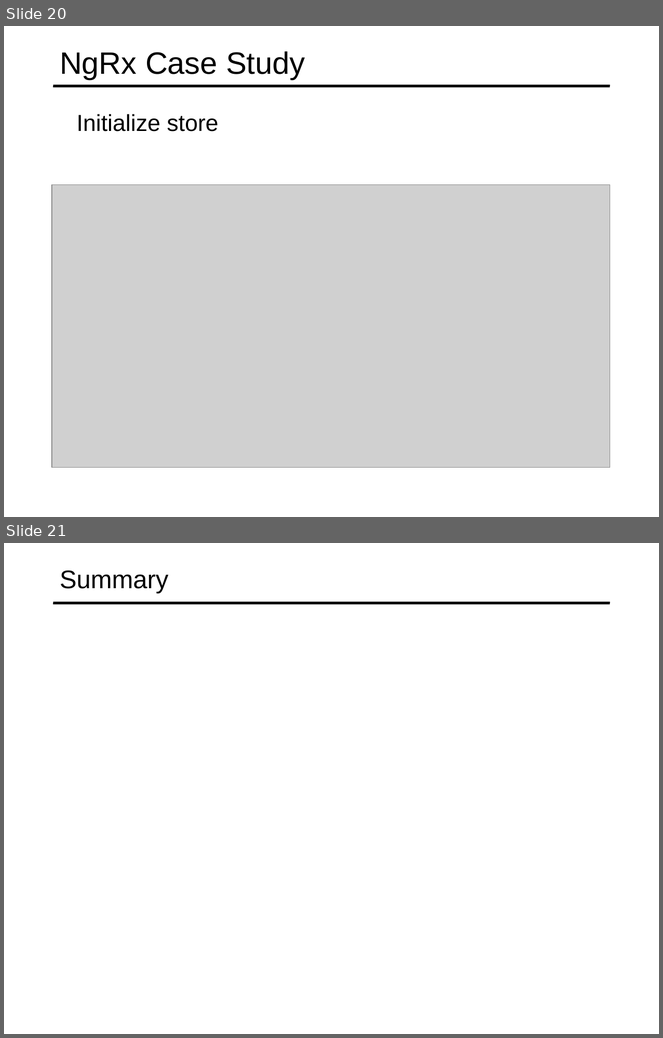
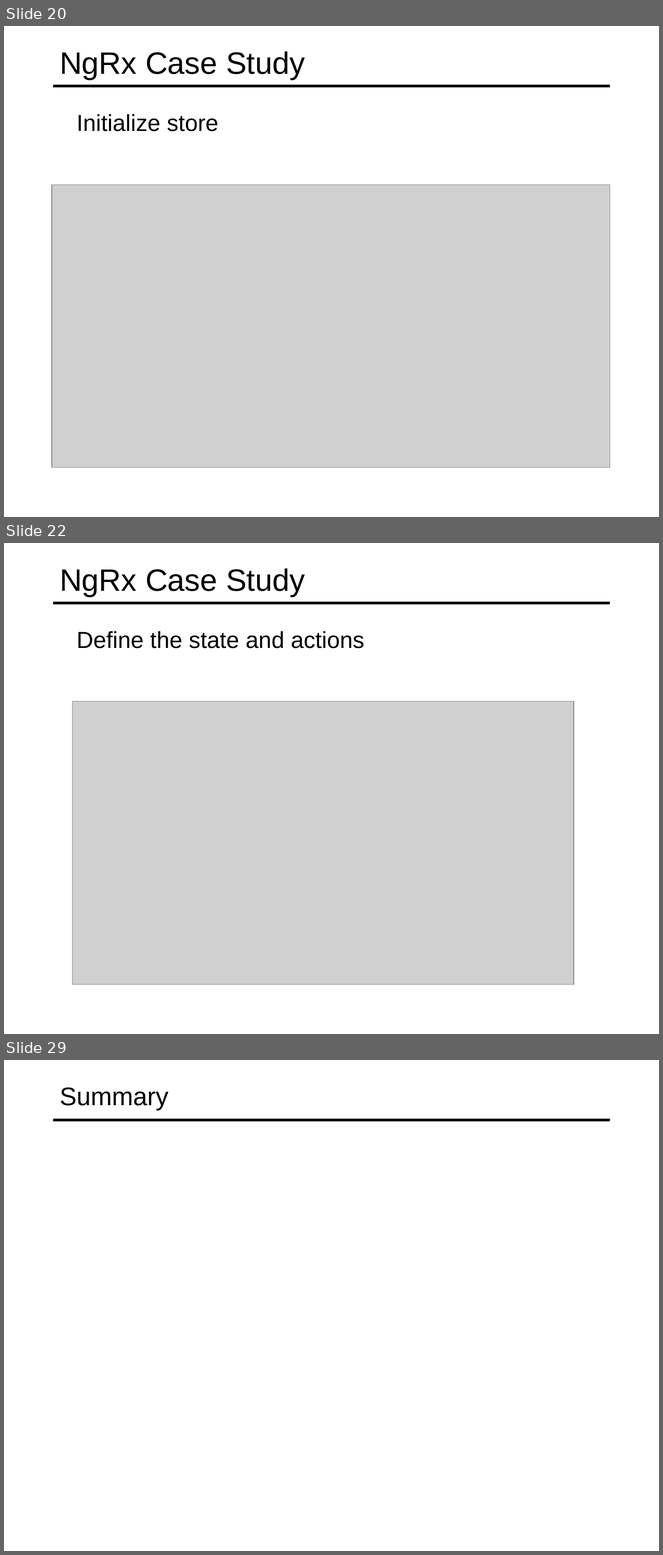
Before and after one commit to specter01wj/Jago_Link_Training, a slide deck: Angular/Interview Lectures/NGRX/Angular_NGRX.ppt. Shown one above the other, each under a label of ours: slides 20 and 21 before the commit, slides 20, 22 and 29 after it; the slides between them are not shown. The pictures are 663x1038 and 663x1555 pixels, drawn with LibreOffice and Linux fonts; fonts in the diff are those of the drawing; grey boxes stand for pictures. Boxes give left, top, right and bottom in pixels: in the first picture for what was removed or moved away, otherwise in the second. Text is boxed around its words. In the diff, an @@ line names an element or a change of style, - is before the commit and + after.

```diff
--- a/Angular/Interview Lectures/NGRX/Angular_NGRX.ppt
+++ b/Angular/Interview Lectures/NGRX/Angular_NGRX.ppt
@@ slide 22 added at (4,543,659,1034), background #FFFFFF; not listed: 1 template element that a slide beside it also shows @@
@@ title added at (60,568,305,596), 34 pt, text #000000 @@
+NgRx Case Study
@@ text added at (77,631,364,649), 25.5 pt, text #000000 @@
+  Define the state and actions
@@ picture added at (72,701,574,984) @@
@@ what was slide 21 is now slide 29 @@
```
Also in this commit, not shown: 7 other slides added, 6 other files.
